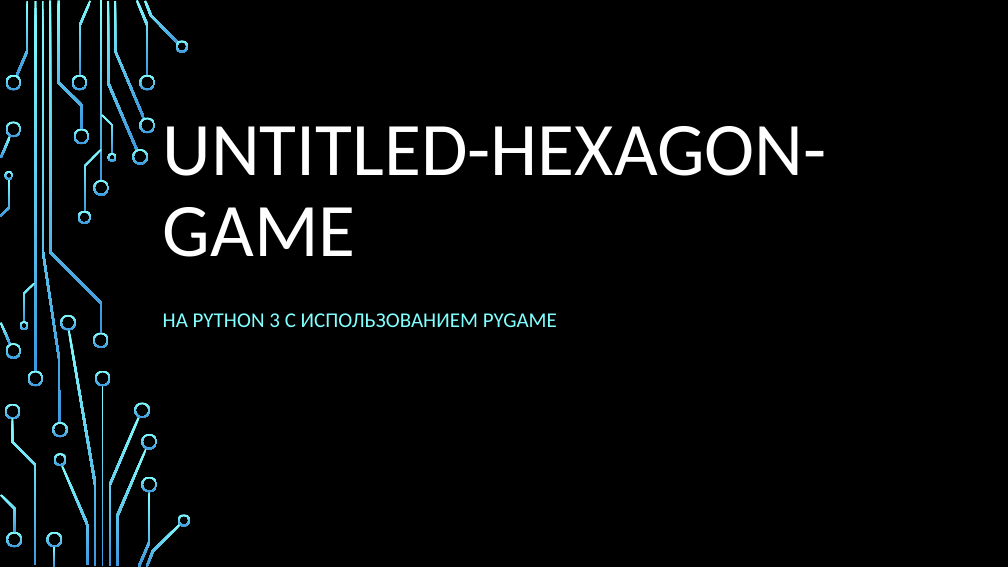
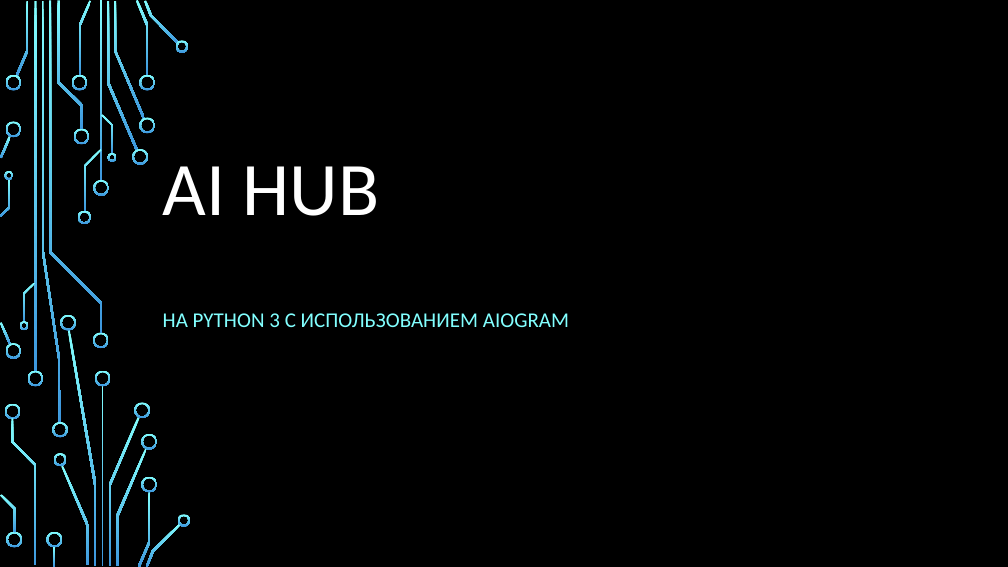
Before and after one commit to Peeperocka/AI-telegram-bot, a slide deck: slide 1 of docs/Презентация.pptx. Drawn at 1008x567 pixels with LibreOffice and Linux fonts; fonts in the diff are those of the drawing; background and template pictures are left out. Boxes give left, top, right and bottom in pixels: in the first picture for what was removed or moved away, otherwise in the second. Text is boxed around its words. In the diff, an @@ line names an element or a change of style, - is before the commit and + after.

```diff
--- a/docs/Презентация.pptx
+++ b/docs/Презентация.pptx
@@ title at box(163, 166, 379, 216): text changed @@
-UNTITLED-HEXAGON-GAME
+AI HUB
@@ subtitle at box(163, 313, 569, 327): text changed @@
-НА PYTHON 3 С ИСПОЛЬЗОВАНИЕМ PYGAME
+НА PYTHON 3 С ИСПОЛЬЗОВАНИЕМ AIOGRAM
```
Also in this commit, not shown: 3 other slides changed, 3 slides added, 3 slides removed.
